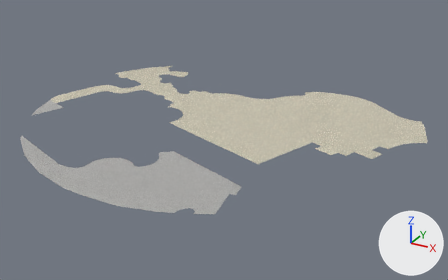
An edit to the glTF model assets/entrancepath.gltf, drawn before and after from the same camera.
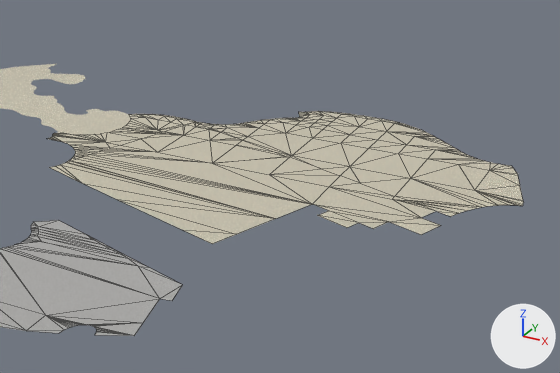
Each version is shown whole from a camera (50 mm lens) standing at (644.0, -870.0, 305.0) and looking at (293.0, -232.0, -14.0), then close up on the part from 32% to 100% of the width and 11% to 84% of the height. Arrows for +X, +Y and +Z are at lower right; the lights stay in place. The close-ups show mesh edges as thin lines. Where no turn or scale is listed for an object, it has been applied to the vertices.

The first close-up shows 'node17.004', 'node6.002', 'node9.002'.
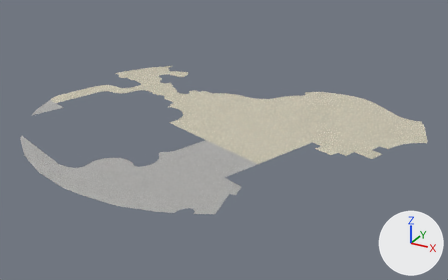
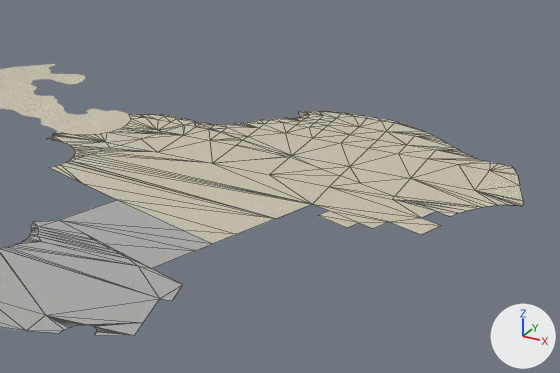
Pixel boxes (x1, y1, x2, y2) of what changed, in the close-ups (560 x 373 px):
'node17.001', added: after (59, 200, 212, 268)

What the commit changed:
Mesh me_node17_001 is new.
It has 7 vertices, 5 faces and spans x -48.3..53.8, y -587.5..-510.2, z 245.7.
It uses material mat_material_path_2_002.
Object 'node17.001' (ob_node17_001) is new; it shows me_node17_001.
Its location is (320.0, 240.0, -246.0).
